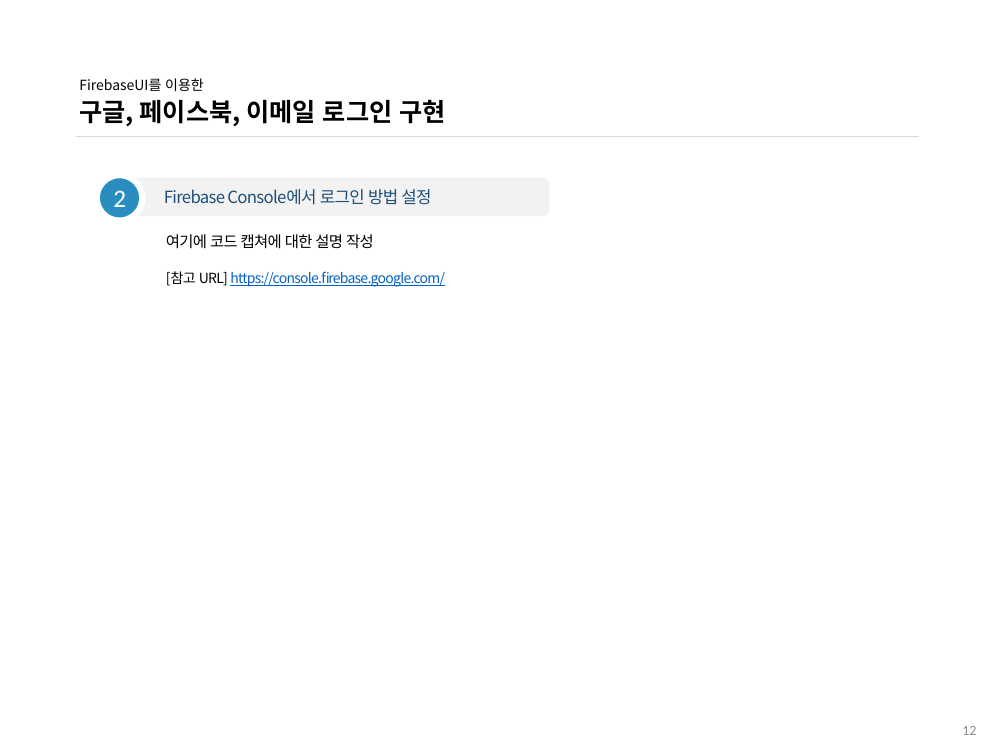
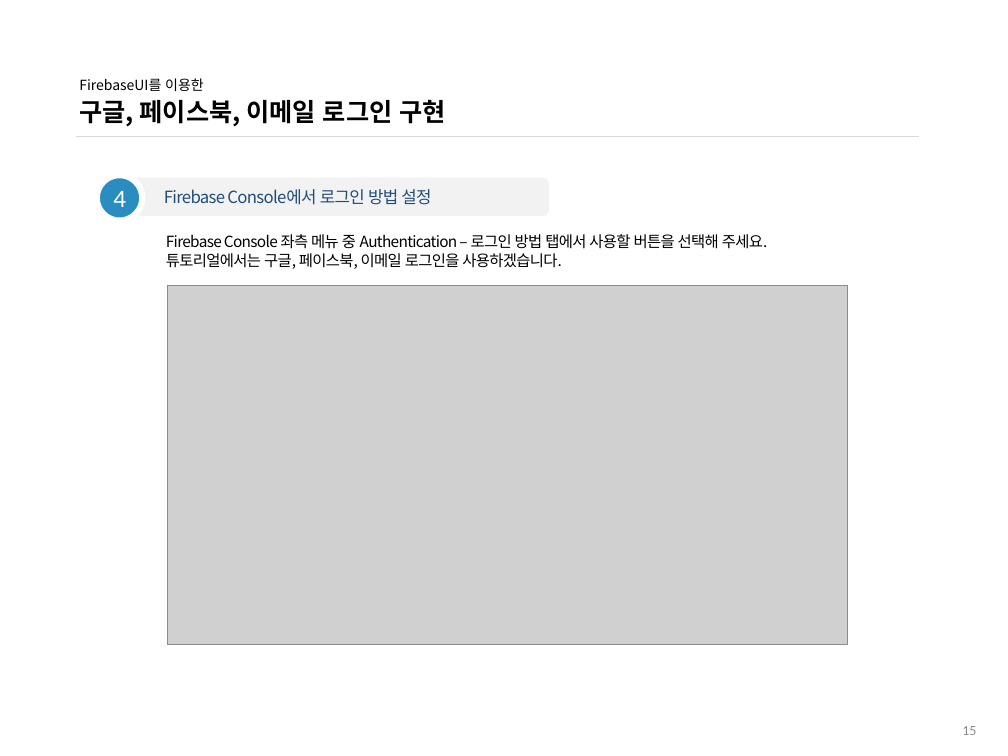
Before and after one commit to ddowon/vueStudy, a slide deck: slide 16 of 01.참고자료/191128_FirebaseUI 로그인 구현.pptx (slide 13 before the commit). Drawn at 1008x756 pixels with LibreOffice and Linux fonts; fonts in the diff are those of the drawing; grey boxes stand for pictures; background and template pictures are left out. Boxes give left, top, right and bottom in pixels: in the first picture for what was removed or moved away, otherwise in the second. Text is boxed around its words. In the diff, an @@ line names an element or a change of style, - is before the commit and + after.

Commit message:
12월 5일 15차 FirebaseUI 인증 스터디 자료 내용 보완

```diff
--- a/01.참고자료/191128_FirebaseUI 로그인 구현.pptx
+++ b/01.참고자료/191128_FirebaseUI 로그인 구현.pptx
@@ text in ellipse at (113,191,126,207): text changed @@
-2
+4
@@ text at (166,234,768,269): text changed; size 10 to 11 pt; text colour #0563C1 to #000000 @@
-여기에 코드 캡쳐에 대한 설명 작성
-[참고 URL] https://console.firebase.google.com/
+Firebase Console 좌측 메뉴 중 Authentication – 로그인 방법 탭에서 사용할 버튼을 선택해 주세요.
+튜토리얼에서는 구글, 페이스북, 이메일 로그인을 사용하겠습니다.
@@ picture added at (167,286,848,645) @@
@@ page number at (962,726,976,735): text changed @@
-12
+15
```
Also in this commit, not shown: 4 other slides changed, 12 slides added.
